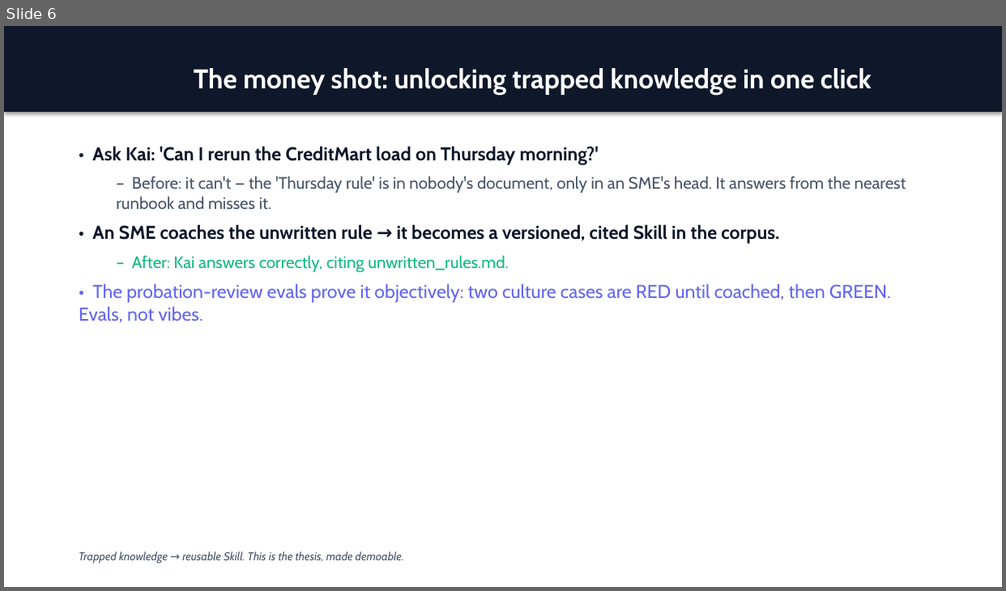
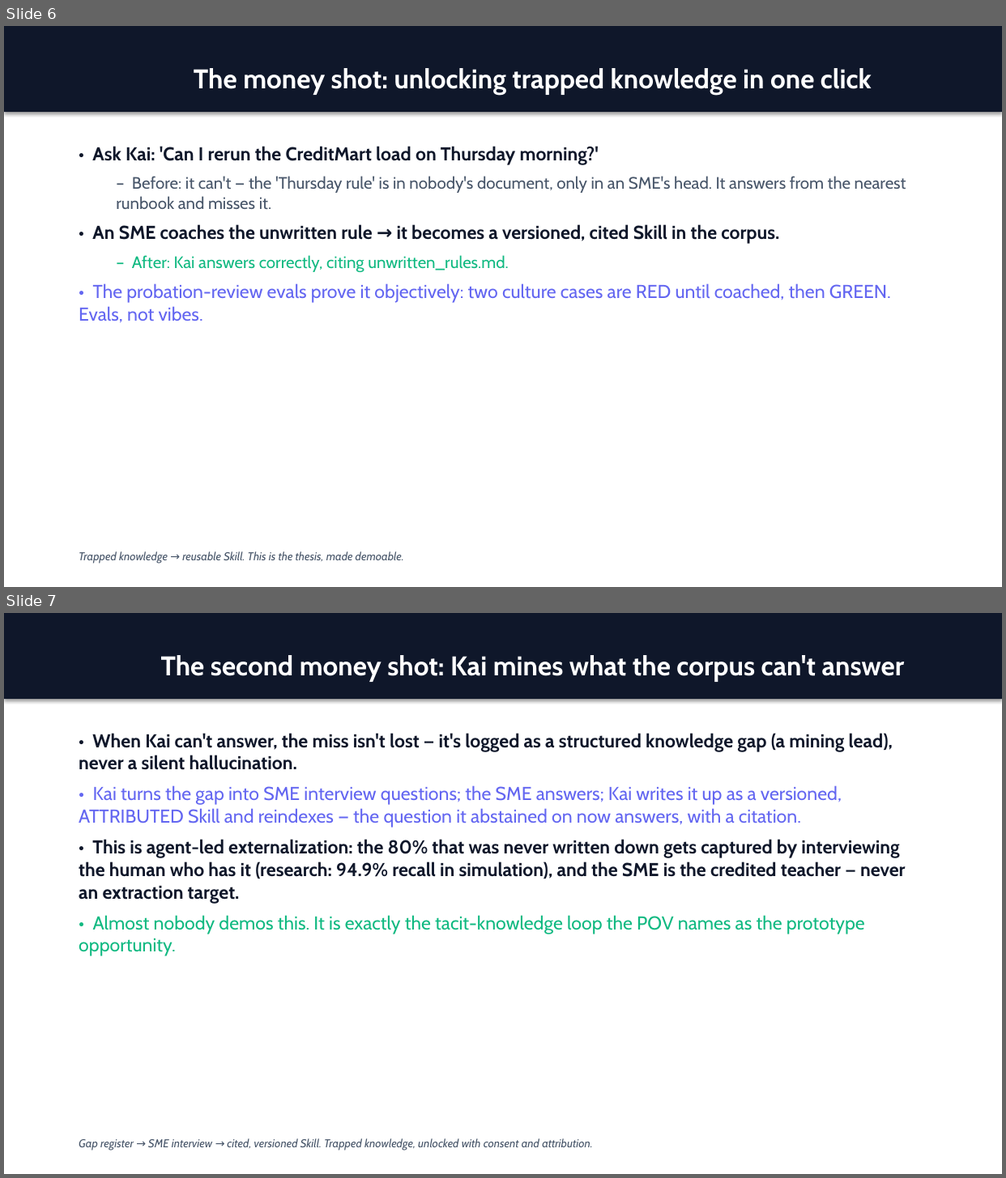
Before and after one commit to vijayarajks639-afk/day_9x, a slide deck: day_9x_stakeholder_deck.pptx. Shown one above the other, each under a label of ours: slide 6 before the commit, slides 6 and 7 after it. The pictures are 1006x591 and 1006x1178 pixels, drawn with LibreOffice and Linux fonts; fonts in the diff are those of the drawing. Boxes give left, top, right and bottom in pixels: in the first picture for what was removed or moved away, otherwise in the second. Text is boxed around its words. In the diff, an @@ line names an element or a change of style, - is before the commit and + after.

```diff
--- a/day_9x_stakeholder_deck.pptx
+++ b/day_9x_stakeholder_deck.pptx
@@ slide 7 added at [4, 613, 1002, 1174], background #FFFFFF @@
@@ rectangle added at [4, 613, 1002, 699], fill #0F172A, 26 pt, text #FFFFFF, bold @@
+The second money shot: Kai mines what the corpus can't answer
@@ text added at [79, 733, 906, 956], 18 pt, text #0F172A, bold @@
+• When Kai can't answer, the miss isn't lost — it's logged as a structured knowledge gap (a mining lead), never a silent hallucination.
+• Kai turns the gap into SME interview questions; the SME answers; Kai writes it up as a versioned, ATTRIBUTED Skill and reindexes — the question it abstained on now answers, with a citation.
+• This is agent-led externalization: the 80% that was never written down gets captured by interviewing the human who has it (research: 94.9% recall in simulation), and the SME is the credited teacher — never an extraction target.
+• Almost nobody demos this. It is exactly the tacit-knowledge loop the POV names as the prototype opportunity.
@@ text added at [79, 1139, 593, 1151], 11 pt, text #475569, italic @@
+Gap register → SME interview → cited, versioned Skill. Trapped knowledge, unlocked with consent and attribution.
```
Also in this commit, not shown: 2 slides changed, 2 other slides added, 20 other files.
